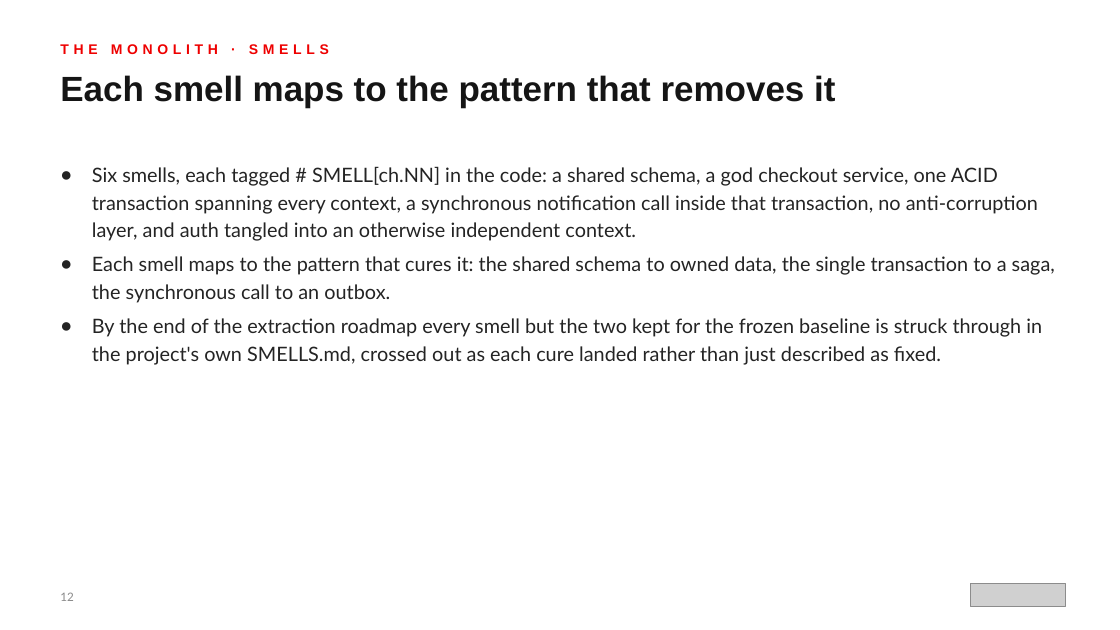
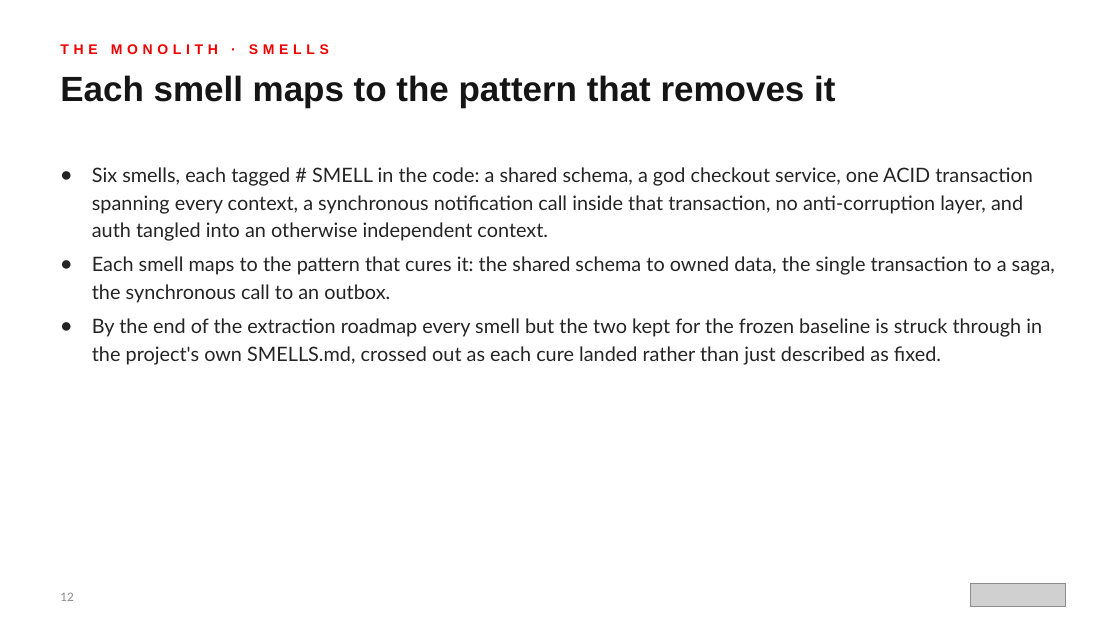
Before and after one commit to patterncatalyst/modernizing-enterprise-applications-python, a slide deck: slide 12 of presentation/lgtm-presentation/Modernizing-201.pptx. Drawn at 1120x630 pixels with LibreOffice and Linux fonts; fonts in the diff are those of the drawing; grey boxes stand for pictures. Boxes give left, top, right and bottom in pixels: in the first picture for what was removed or moved away, otherwise in the second. Text is boxed around its words. In the diff, an @@ line names an element or a change of style, - is before the commit and + after.

```diff
--- a/presentation/lgtm-presentation/Modernizing-201.pptx
+++ b/presentation/lgtm-presentation/Modernizing-201.pptx
@@ text at box(92, 167, 1033, 241): text changed @@
-● Six smells, each tagged # SMELL[ch.NN] in the code: a shared schema, a god checkout service, one ACID transaction spanning every context, a synchronous notification call inside that transaction, no anti-corruption layer, and auth tangled into an otherwise independent context.
+● Six smells, each tagged # SMELL in the code: a shared schema, a god checkout service, one ACID transaction spanning every context, a synchronous notification call inside that transaction, no anti-corruption layer, and auth tangled into an otherwise independent context.
```
Also in this commit, not shown: 2 other slides changed, 2 other files.
